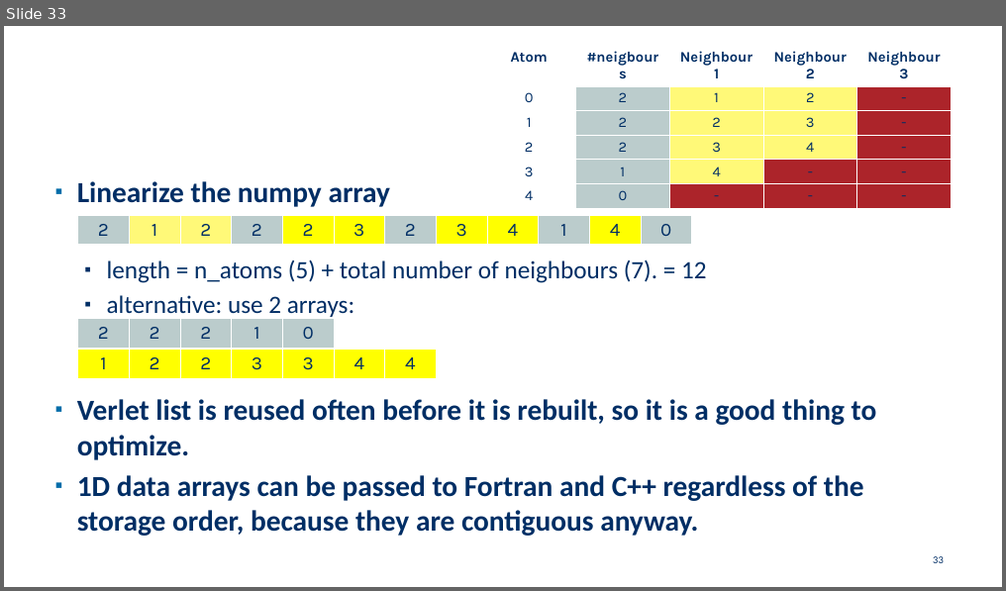
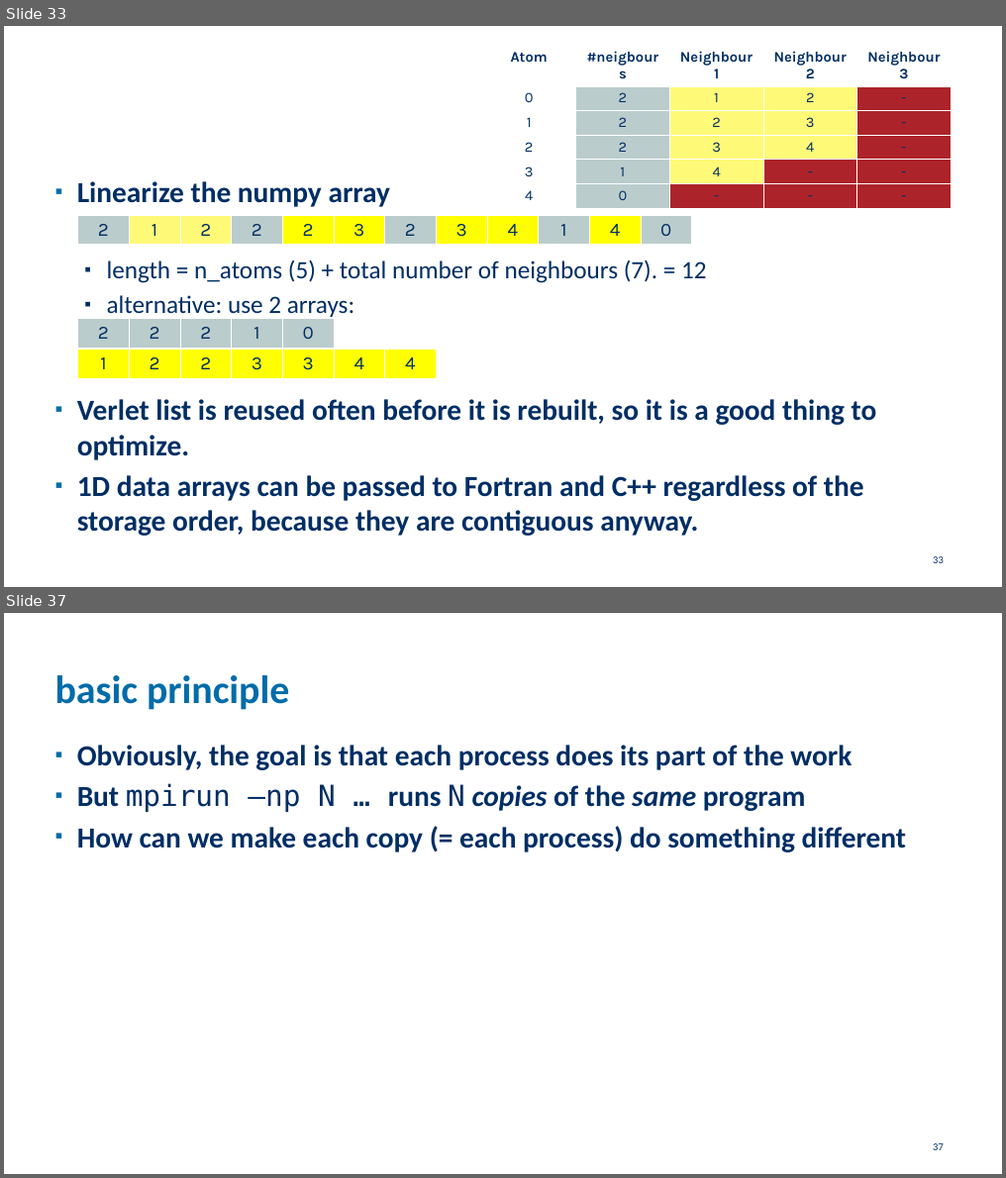
Before and after one commit to etijskens/pp, a slide deck: assignment-2021/assignment-2021.pptx. Shown one above the other, each under a label of ours: slide 33 before the commit, slides 33 and 37 after it; the slides between them are not shown. The pictures are 1006x591 and 1006x1178 pixels, drawn with LibreOffice and Linux fonts; fonts in the diff are those of the drawing; background and template pictures are left out. Boxes give left, top, right and bottom in pixels: in the first picture for what was removed or moved away, otherwise in the second. Text is boxed around its words. In the diff, an @@ line names an element or a change of style, - is before the commit and + after.

```diff
--- a/assignment-2021/assignment-2021.pptx
+++ b/assignment-2021/assignment-2021.pptx
@@ slide 37 added at [4, 613, 1002, 1174], background #FFFFFF @@
@@ title added at [55, 675, 289, 710], 38 pt, text #006CA9, bold @@
+basic principle
@@ text added at [77, 745, 906, 853], 28 pt, text #002E65, bold @@
+▪ Obviously, the goal is that each process does its part of the work
+▪ But mpirun –np N … runs N copies of the same program
+▪ How can we make each copy (= each process) do something different
@@ page number added at [933, 1144, 944, 1151], 10 pt, text #002E65 @@
+37
```
Also in this commit, not shown: 1 slide changed, 7 other slides added, 1 other file.
